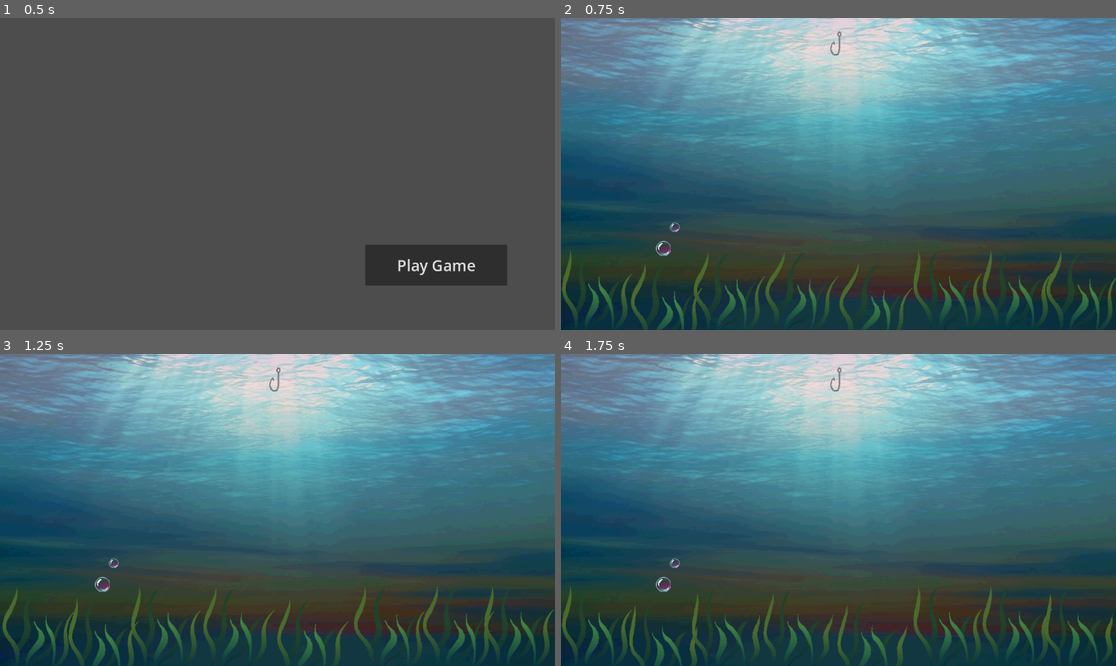
Above: before the commit, frames 1-4 (two rows, left to right).
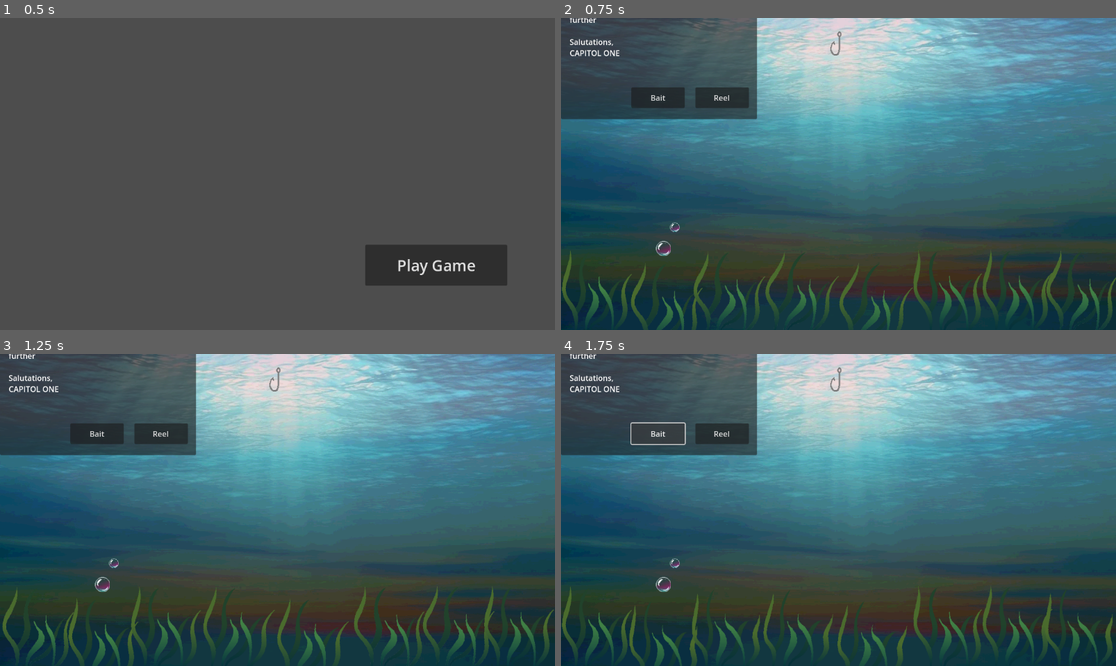
Above: after the commit, the same moments.

Repository: ColinNeary/Bait-and-Switch
Game: Godot game, scene res://UI/Main Menu.tscn
Two runs of this game, one before a commit and one after it. Both use one fixed random seed, a clock stepped at 60 frames per second and the inputs below. The engine's default icon, where the game draws it, is replaced by a stand-in: a white triangle on a blue panel in a dark square.
Inputs (mouse positions are in pixels of both pictures, inside the frame that each line leads up to):
- Up to frame 1 (0.5 s): no input
- Up to frame 2 (0.75 s): click "Play Game" at 0.5 s
- Up to frame 3 (1.25 s): no input
- Up to frame 4 (1.75 s): click (655, 435) at 1.25 s, where only the run after the commit has a clickable "Bait"

Frame 1 is identical in both runs. In frame 2, 11% of the frame differs, in the area x 0-36%, y 0-33%; in frame 3, 11%; in frame 4, 11%.

Commit message:
Added email popups

Diff:
--- a/bait-and-switch/Scenes/Game/Game.tscn
+++ b/bait-and-switch/Scenes/Game/Game.tscn
@@ -10,6 +10,7 @@
 [ext_resource type="Texture2D" uid="uid://0m5k7gn2ui8l" path="res://assets/seaweed_frame04.png" id="8_10ki7"]
 [ext_resource type="Texture2D" uid="uid://whdkq554k6kl" path="res://assets/bubble_01.png" id="9_m1o7v"]
 [ext_resource type="PackedScene" uid="uid://d0yuw70y5ci5p" path="res://Scenes/Hook/Hook.tscn" id="10_3586x"]
+[ext_resource type="Script" uid="uid://dfxspgjx8veq4" path="res://Scenes/Game/popup_window.gd" id="11_10ki7"]
 
 [sub_resource type="SpriteFrames" id="SpriteFrames_ti1oi"]
 animations = [{
@@ -141,3 +142,46 @@
 
 [node name="Hook" parent="." instance=ExtResource("10_3586x")]
 position = Vector2(-5, -271)
+
+[node name="E-mail Dialog Box" type="CanvasLayer" parent="."]
+
+[node name="Popup Window" type="Panel" parent="E-mail Dialog Box"]
+offset_top = -243.0
+offset_right = 407.0
+offset_bottom = 210.0
+script = ExtResource("11_10ki7")
+
+[node name="Body" type="RichTextLabel" parent="E-mail Dialog Box/Popup Window"]
+layout_mode = 0
+offset_left = 18.0
+offset_top = 28.0
+offset_right = 387.0
+offset_bottom = 370.0
+text = "From: sam@atroilia.com
+Subject: Your Account Needs Action
+
+Good Evening,
+
+Your Capitol One Bank account has been vulnerabled by a security breach affecting thousands of americans. Please reply to this email immediately so that we can assist you further
+
+Salutations,
+CAPITOL ONE"
+
+[node name="Bait Button" type="Button" parent="E-mail Dialog Box/Popup Window"]
+layout_mode = 0
+offset_left = 146.0
+offset_top = 387.0
+offset_right = 257.0
+offset_bottom = 430.0
+text = "Bait"
+
+[node name="Reel Button" type="Button" parent="E-mail Dialog Box/Popup Window"]
+layout_mode = 0
+offset_left = 279.0
+offset_top = 387.0
+offset_right = 390.0
+offset_bottom = 430.0
+text = "Reel
+"
+
+[connection signal="pressed" from="E-mail Dialog Box/Popup Window/Bait Button" to="E-mail Dialog Box/Popup Window" method="_on_bait_button_pressed"]
--- a/bait-and-switch/Scenes/Game/game.gd
+++ b/bait-and-switch/Scenes/Game/game.gd
@@ -1 +1,5 @@
 extends Node2D
+
+
+func _on_bait_button_pressed() -> void:
+	pass # Replace with function body.
--- /dev/null
+++ b/bait-and-switch/Scenes/Game/popup_window.gd
@@ -0,0 +1,16 @@
+extends Panel
+
+
+# Called when the node enters the scene tree for the first time.
+func _ready() -> void:
+	pass # Replace with function body.
+
+
+# Called every frame. 'delta' is the elapsed time since the previous frame.
+func _process(delta: float) -> void:
+	pass
+
+
+func _on_bait_button_pressed() -> void:
+
+	pass # Replace with function body.
Not shown: 1 places in bait-and-switch/Scenes/Game/Game.tscn that only renumber resources
Not shown, added: bait-and-switch/Scenes/Game/popup_window.gd.uid
Not shown, added: bait-and-switch/assets/emails.txt
Not shown, removed: bait-and-switch/assets/.backdrop_01.png-autosave.kra
Not shown, removed: bait-and-switch/assets/.sdsdwds.kra-autosave.kra
Not shown, changed: bait-and-switch/assets/sdsdwds.kra
Not shown, changed: bait-and-switch/assets/sdsdwds.kra~
